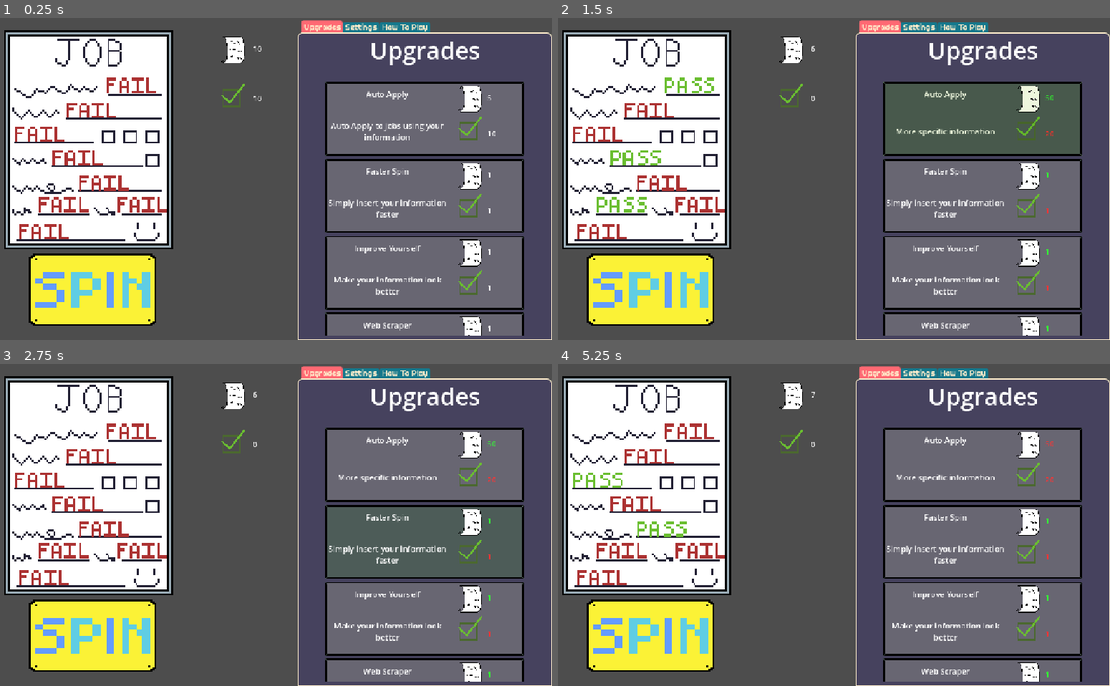
Above: before the commit, frames 1-4 (two rows, left to right).
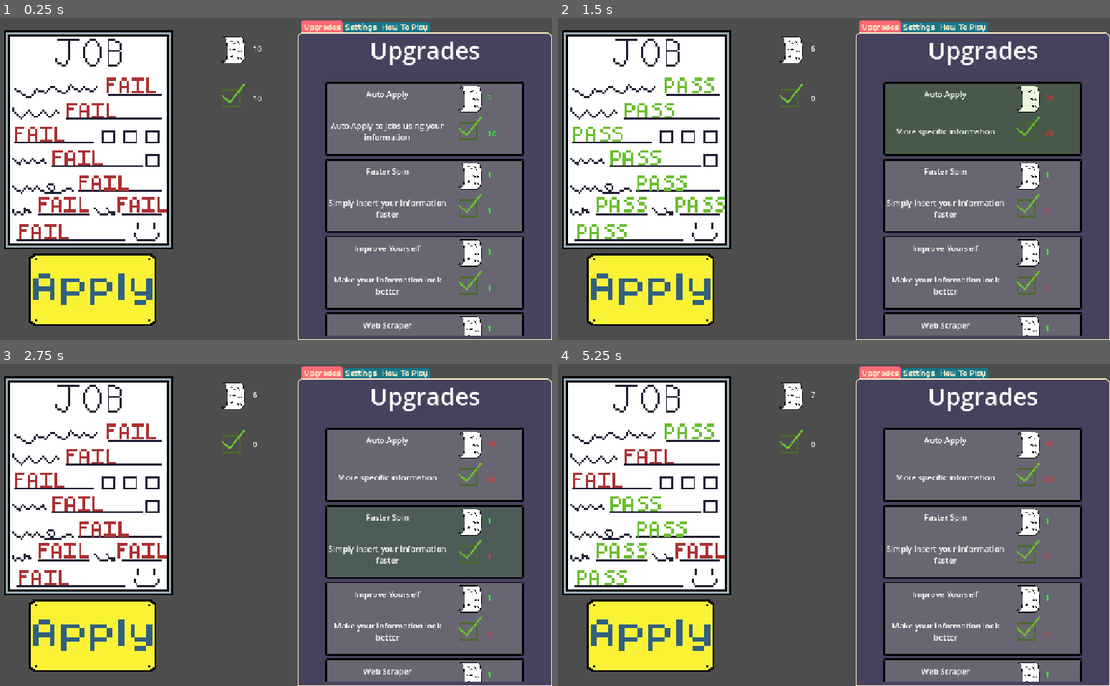
Above: after the commit, the same moments.

Repository: OrangePainting/in-this-economy
Game: Godot game, scene res://Scenes/main.tscn
The game is run twice, just before and just after one commit, with the same random seed, the same clock (stepped at 60 frames per second) and the same inputs.
Inputs (mouse positions are in pixels of both pictures, inside the frame that each line leads up to):
- Up to frame 1 (0.25 s): no input
- Up to frame 2 (1.5 s): click (651, 288) at 0.5 s; click (988, 117) at 1.25 s
- Up to frame 3 (2.75 s): click (430, 541) at 2.02 s
- Up to frame 4 (5.25 s): click (988, 541) at 2.77 s; click (988, 618) at 3.52 s; click (988, 618) at 4.27 s; click (651, 634) at 5 s

The runs differ from the first frame. In frame 1, 1.6% of the frame differs, in the area x 5-90%, y 24-98%; in frame 2, 2.6%; in frame 3, 1.5%; in frame 4, 2.6%, in the area x 2-29%, y 18-90%.

Commit message:
More optimizations done
Krish Konda
16:52 06/21/26

Removed more timer leaks, replaced timers with tweens, made level indexing better, made stats easier to access (no match statement anymore), made base timings also happen once, and removed redundant calls that were  unnecessary. Still need to fix small timings causing no spins at all, and the spinning logarithm equation in general.

Diff:
--- a/Scripts/Autoloads/global_data.gd
+++ b/Scripts/Autoloads/global_data.gd
@@ -5,12 +5,14 @@
 var total_apps: int = 10
 var experience: int = 10
 
-var num_results: int = 8
-var spin_time: float = 2.0 # reco don't put less than 0.5
-var pass_chance: float = 0.05
-var auto_apply_time: float = 2.0
-var auto_apply_pass_chance: float = 0.01
 var upgrades_bought: Dictionary[UpgradeInfo, int] # key = upgrade, value = highest level bought
+
+const BASE_STATS = {"spin_time": 2.0, # reco don't put less than 0.5
+					"pass_chance": 0.05,
+					"auto_apply_time": 2.0,
+					"auto_apply_pass_chance": 0.01}
+
+var stats = BASE_STATS.duplicate()
 
 var tree = {
 		"Auto Apply": {
@@ -47,6 +49,7 @@
 
 	}
 
+var num_results: int = 8
 var result_locations: Array[Vector2] = [Vector2(256, 116),
 										Vector2(176, 166),
 										Vector2(72, 214),
@@ -73,17 +76,22 @@
 func buy_upgrade(upgrade: UpgradeInfo, level: int) -> void:
 	total_apps -= upgrade.app_costs[level]
 	experience -= upgrade.exp_costs[level]
-	upgrades_bought[upgrade] = level # level = highest level bought
+	upgrades_bought[upgrade] = level + 1 # level + 1 = highest level bought
+	apply_upgrade(upgrade) # reload all the upgrade effects to update with newly bought upgrade
 	currency_changed.emit()
-	apply_upgrades() # reload all the upgrade effects to update with newly bought upgrade
-	# it might be better to put this in _process(delta) but idkr
+	# it might be better to put this in _process(delta) but idk rn
 
 func apply_upgrades() -> void:
-	for upgrade in upgrades_bought:
-		var highest_level_bought = upgrades_bought[upgrade]
-		if not upgrade: continue
-		for effect in upgrade.effects:
-			apply_effect(effect, highest_level_bought)
+	for upgrade in upgrades_bought: apply_upgrade(upgrade)
 
-func apply_effect(effect, level) -> void:
-	print("Applied Effect: " + effect)
+func apply_upgrade(upgrade: UpgradeInfo) -> void:
+	if not upgrade: return
+	var highest_level_bought = upgrades_bought[upgrade]
+	apply_effect(upgrade, highest_level_bought)
+
+func apply_effect(upgrade: UpgradeInfo, level: int) -> void:
+	for effect in upgrade.effects:
+		stats[effect] = upgrade.effects[effect][level - 1] # 0 indexed, but the level is 1 indexed, so subtract 1
+		# add more upgrades here when necessary
+		#print("applied effect: " + effect)
+		#print(upgrade.effects[effect][level])
--- a/Scripts/main.gd
+++ b/Scripts/main.gd
@@ -38,24 +38,27 @@
 
 	var results = generate_results(GlobalData.num_results)
 
+	var num_flips = max(8, randi_range(int(GlobalData.stats["spin_time"] * 7.5), int(GlobalData.stats["spin_time"] * 10.0)))
+	var base_timings = generate_base_timings(num_flips, GlobalData.stats["spin_time"]) # need to fix so that small spin times can still work
+	#base_timings.sort() # no need to sort again because we sort in the loop
 	for i in range(GlobalData.num_results):
-		var r = result_nodes[i]
+		var noisy_times = base_timings.map(func(t): return clamp(t + randf_range(-0.1, 0.1), 0, GlobalData.stats["spin_time"]))
+		noisy_times.sort()
+		result_nodes[i].spin_to_win(results[i], noisy_times)
+	await get_tree().create_timer(GlobalData.stats["spin_time"]).timeout
+	button.disabled = false
 
-		var timings = []
-		var num_flips = randi_range(int(GlobalData.spin_time * 7.5), int(GlobalData.spin_time * 10.0))
-		for time_index in range(num_flips):
-			var linear_time = GlobalData.spin_time * time_index / num_flips
-			var log_time = log(max(linear_time, 0) + 0.01) + GlobalData.spin_time
-			var random_time = log_time + randf_range(-0.05, 0.05)
-			var final_time = clamp(random_time, 0, GlobalData.spin_time)
-			if final_time > 0 and final_time < GlobalData.spin_time: timings.append(GlobalData.spin_time - final_time)
-		timings.sort()
-		#print(timings)
-		r.spin_to_win(results[i], timings)
-	await get_tree().create_timer(GlobalData.spin_time).timeout
-	button.disabled = false
+func generate_base_timings(num_flips: int, spin_time: float) -> Array[float]:
+	var timings: Array[float] = []
+
+	for time_index in range(num_flips):
+			var linear_time = spin_time * time_index / num_flips
+			var log_time = log(max(linear_time, 0) + 0.01) + spin_time
+			if log_time > 0 and log_time < spin_time: timings.append(spin_time - log_time)
+
+	return timings
 
 func generate_results(num_results: int) -> Array[bool]:
 	var to_return: Array[bool] = []
-	for i in range(num_results): to_return.append(randf() < GlobalData.pass_chance)
+	for i in range(num_results): to_return.append(randf() < GlobalData.stats["pass_chance"])
 	return to_return
--- a/Scripts/result.gd
+++ b/Scripts/result.gd
@@ -30,29 +30,19 @@
 		pass_sprite.set_visible(false)
 
 func spin_to_win(passed: bool,  timings: Array = [0.1, 0.3, 0.5, 0.7, 0.9]) -> void:
+	var t = create_tween()
+	var prev_time = 0.0
+
 	for time in timings.slice(0, -1):
-		var partial_timer = Timer.new()
-		add_child(partial_timer)
-		partial_timer.set_wait_time(time)
-		partial_timer.one_shot = true
-		partial_timer.start()
-		partial_timer.timeout.connect(func():
-			flip_sprite()
-			partial_timer.queue_free())
-
-	var switch_timer = Timer.new()
-	add_child(switch_timer)
-	if len(timings) > 0: switch_timer.set_wait_time(timings[-1])
-	else: switch_timer.set_wait_time(0.5)
-	switch_timer.one_shot = true
-	switch_timer.start()
-	switch_timer.timeout.connect(func(): on_switch_timer_timeout(passed))
+		t.tween_callback(flip_sprite).set_delay(time - prev_time)
+		prev_time = time
+	t.tween_callback(func(): final_flip_sprite(passed)).set_delay(timings[-1] - prev_time if len(timings) > 0 else 0.5) # 0.5 is default value
 
 func flip_sprite() -> void:
 	if current_visible_sprite == 1: current_visible_sprite = 2
 	elif current_visible_sprite == 2: current_visible_sprite = 1
 
-func on_switch_timer_timeout(passed: bool) -> void:
+func final_flip_sprite(passed: bool) -> void:
 	if passed:
 		current_visible_sprite = 2
 		GlobalData.experience += 1
--- a/Scripts/upgrade_template.gd
+++ b/Scripts/upgrade_template.gd
@@ -1,6 +1,4 @@
 extends Control
-
-var next_upgrade_level = 1
 
 @onready var name_label = $HBoxContainer/InfoContainer/NameLabel
 @onready var desc_label = $HBoxContainer/InfoContainer/DescriptionLabel
@@ -9,34 +7,40 @@
 @onready var max_label = $HBoxContainer/CostLabelContainer/MaxLabel
 
 var upgrade
+var tween: Tween
+
+func get_current_level() -> int:
+	return GlobalData.upgrades_bought.get(upgrade, 0)
 
 func next_level() -> void:
-	var t = create_tween()
-	if GlobalData.can_buy(upgrade, next_upgrade_level - 1):
-		GlobalData.buy_upgrade(upgrade, next_upgrade_level - 1)
-		next_upgrade_level += 1
+	if tween: tween.kill()
+	tween = create_tween()
+	if GlobalData.can_buy(upgrade, get_current_level()):
+		GlobalData.buy_upgrade(upgrade, get_current_level())
 		update_labels_and_button()
-		t.tween_property(self, "modulate", Color.YELLOW_GREEN, 0.1)
-		t.tween_property(self, "modulate", Color.WHITE, 0.1)
+		update_label_colors()
+		tween.tween_property(self, "modulate", Color.YELLOW_GREEN, 0.1)
+		tween.tween_property(self, "modulate", Color.WHITE, 0.1)
 	else:
-		t.tween_property(self, "modulate", Color.RED, 0.1)
-		t.tween_property(self, "modulate", Color.WHITE, 0.3)
+		tween.tween_property(self, "modulate", Color.RED, 0.1)
+		tween.tween_property(self, "modulate", Color.WHITE, 0.3)
 
 func is_maxed() -> bool:
-	return next_upgrade_level > len(upgrade.app_costs) or next_upgrade_level > len(upgrade.exp_costs)
+	return get_current_level() + 1 > len(upgrade.app_costs) or get_current_level() + 1 > len(upgrade.exp_costs)
 
 func can_buy_next_level() -> bool:
 	if is_maxed(): return false
 
-	if GlobalData.total_apps < upgrade.app_costs[next_upgrade_level - 1]:
+	if GlobalData.total_apps < upgrade.app_costs[get_current_level()]:
 		return false
-	if GlobalData.experience < upgrade.exp_costs[next_upgrade_level - 1]:
+	if GlobalData.experience < upgrade.exp_costs[get_current_level()]:
 		return false
 	return true
 
 func update_labels_and_button():
 	name_label.text = upgrade.display_name
 	if is_maxed():
+		if GlobalData.currency_changed.is_connected(update_label_colors): GlobalData.currency_changed.disconnect(update_label_colors)
 		self.disabled = true
 		max_label.text = "MAX"
 		app_cost_label.text = ""
@@ -45,9 +49,9 @@
 		return
 	max_label.text = ""
 	self.disabled = false
-	desc_label.text = upgrade.descriptions[next_upgrade_level - 1]
-	app_cost_label.text = "%d" % upgrade.app_costs[next_upgrade_level - 1]
-	exp_cost_label.text = "%d" % upgrade.exp_costs[next_upgrade_level - 1]
+	desc_label.text = upgrade.descriptions[get_current_level()]
+	app_cost_label.text = "%d" % upgrade.app_costs[get_current_level()]
+	exp_cost_label.text = "%d" % upgrade.exp_costs[get_current_level()]
 
 func setup(upgrade_info: UpgradeInfo) -> void:
 	upgrade = upgrade_info
@@ -56,16 +60,17 @@
 func _ready() -> void:
 	GlobalData.currency_changed.connect(update_label_colors)
 	update_labels_and_button()
+	update_label_colors()
 
 func update_label_colors():
 	if is_maxed(): return
 
-	if GlobalData.total_apps < upgrade.app_costs[next_upgrade_level - 1]:
+	if GlobalData.total_apps < upgrade.app_costs[get_current_level()]:
 		app_cost_label.set_modulate(Color(1.0, 0.2, 0.2, 1.0))
 	else:
 		app_cost_label.set_modulate(Color(0.2, 1.0, 0.2, 1.0))
 
-	if GlobalData.experience < upgrade.exp_costs[next_upgrade_level - 1]:
+	if GlobalData.experience < upgrade.exp_costs[get_current_level()]:
 		exp_cost_label.set_modulate(Color(1.0, 0.2, 0.2, 1.0))
 	else:
 		exp_cost_label.set_modulate(Color(0.2, 1.0, 0.2, 1.0))
Binary file changed: Assets/SpinButton.aseprite
Binary file changed: Assets/SpinButton.png
Binary file changed: Assets/SpinButtonHovered.png
Binary file changed: Assets/SpinButtonPressed.png
